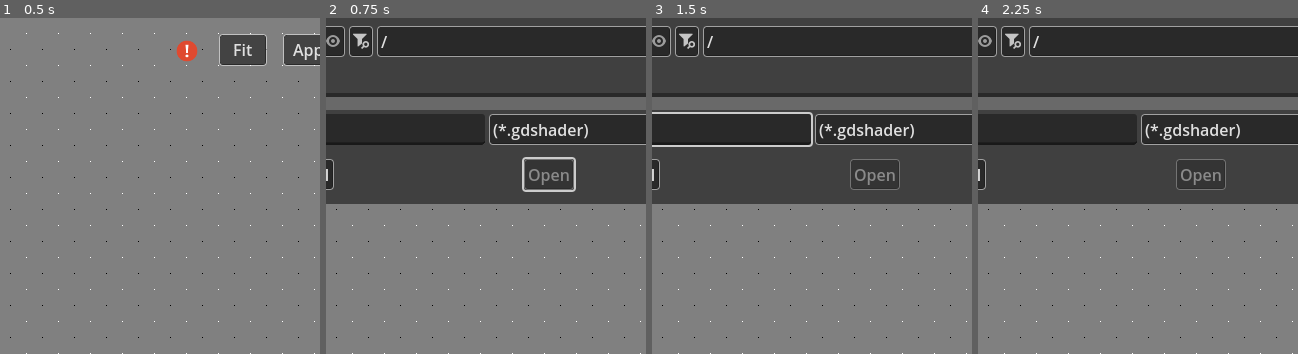
Above: before the commit, frames 1-4 (left to right).
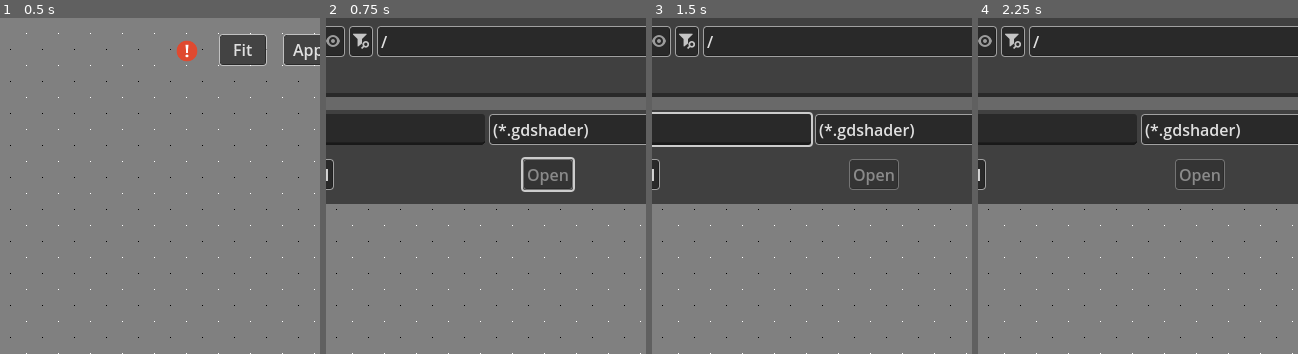
Above: after the commit, the same moments.

Repository: ChaoticByte/Fragmented
Game: Godot game, scene res://src/scenes/main.tscn
The game is run twice, just before and just after one commit, with the same random seed, the same clock (stepped at 60 frames per second) and the same inputs.
Inputs (mouse positions are % of the whole screen's width and height, from its top left):
- Up to frame 1 (0.5 s): no input
- Up to frame 2 (0.75 s): click "Open Shader" at 0.5 s
- Up to frame 3 (1.5 s): click (35, 17) at 1.27 s; type "12" at 1.35 s
- Up to frame 4 (2.25 s): click (8, 3) at 2 s
The pictures show only the part of the screen within x 38-88%, y 0-50%; the shares and areas given below are measured in that part.

Frame 1 is identical in both runs. In frame 2, 0.4% of the frame differs, in the area x 60-79%, y 41-52%; in frame 3, 0.3%; in frame 4, 0.3%.

Commit message:
fix: re-enable buttons after image export

Diff:
--- a/src/MainUI.gd
+++ b/src/MainUI.gd
@@ -72,6 +72,7 @@
 
 func _on_save_image_dialog_file_selected(path):
 	Filesystem.save_result(path)
+	set_buttons_disabled(false)
 
 func _on_save_image_dialog_canceled() -> void:
 	set_buttons_disabled(false)
Not shown, changed: examples/images/grass.png.import
Not shown, changed: examples/images/mountain.jpg.import
Not shown, changed: examples/images/noisy.png.import
Not shown, changed: examples/images/swamp.jpg.import
